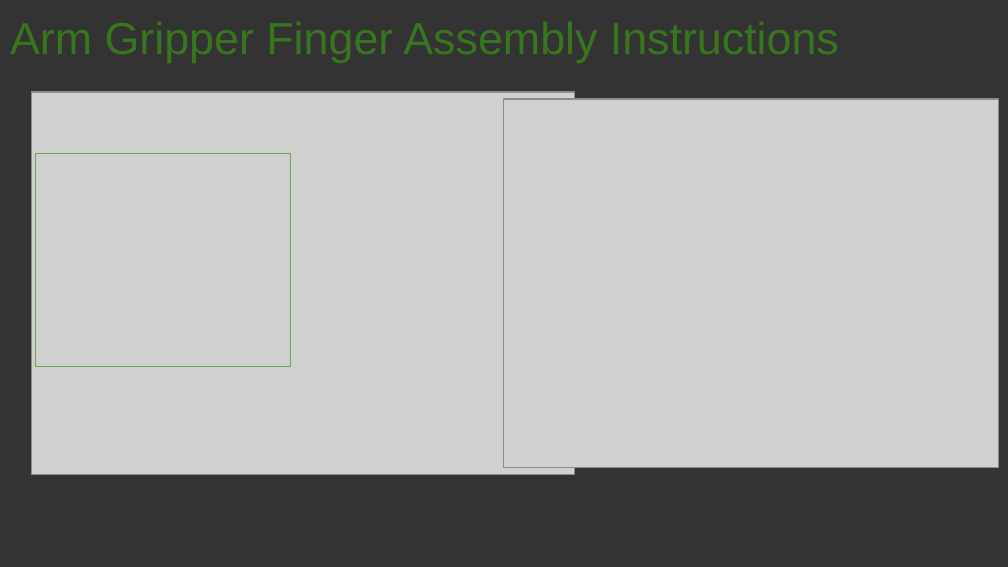
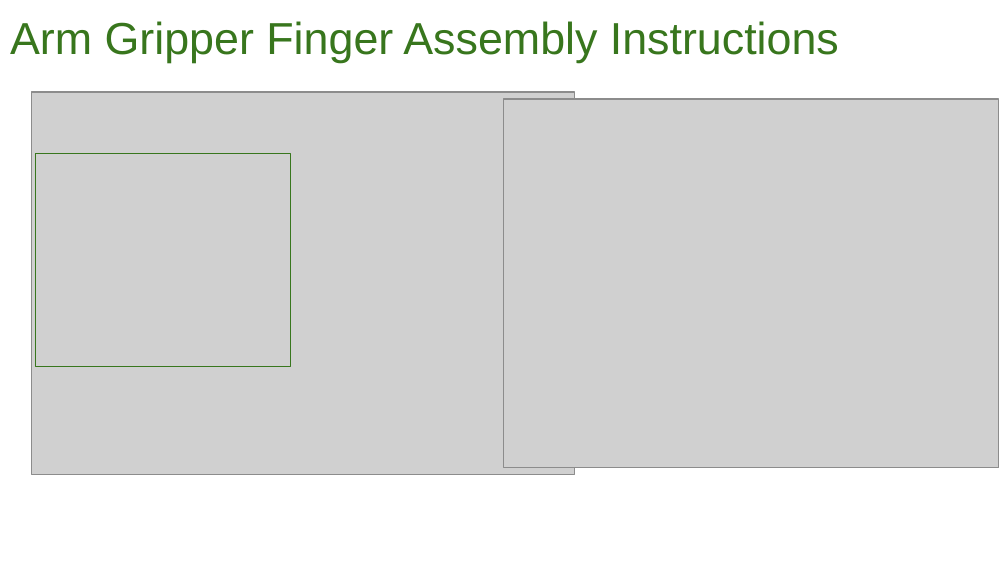
Before and after one commit to balu-lab/cabs-PETFAB-Hammer-Joshua, a slide deck: slide 41 of Assembly Instructions/All Assembly Instructions.pptx. Drawn at 1008x567 pixels with LibreOffice and Linux fonts; fonts in the diff are those of the drawing; grey boxes stand for pictures. Boxes give left, top, right and bottom in pixels: in the first picture for what was removed or moved away, otherwise in the second. Text is boxed around its words. In the diff, an @@ line names an element or a change of style, - is before the commit and + after.

```diff
--- a/Assembly Instructions/All Assembly Instructions.pptx
+++ b/Assembly Instructions/All Assembly Instructions.pptx
@@ background #333333 to #FFFFFF @@
@@ rectangle at [36, 153, 291, 367]: outline #6AA84F 0.75 pt to #38761D 0.75 pt @@
```
Also in this commit, not shown: 82 other slides changed, 1 other file.
